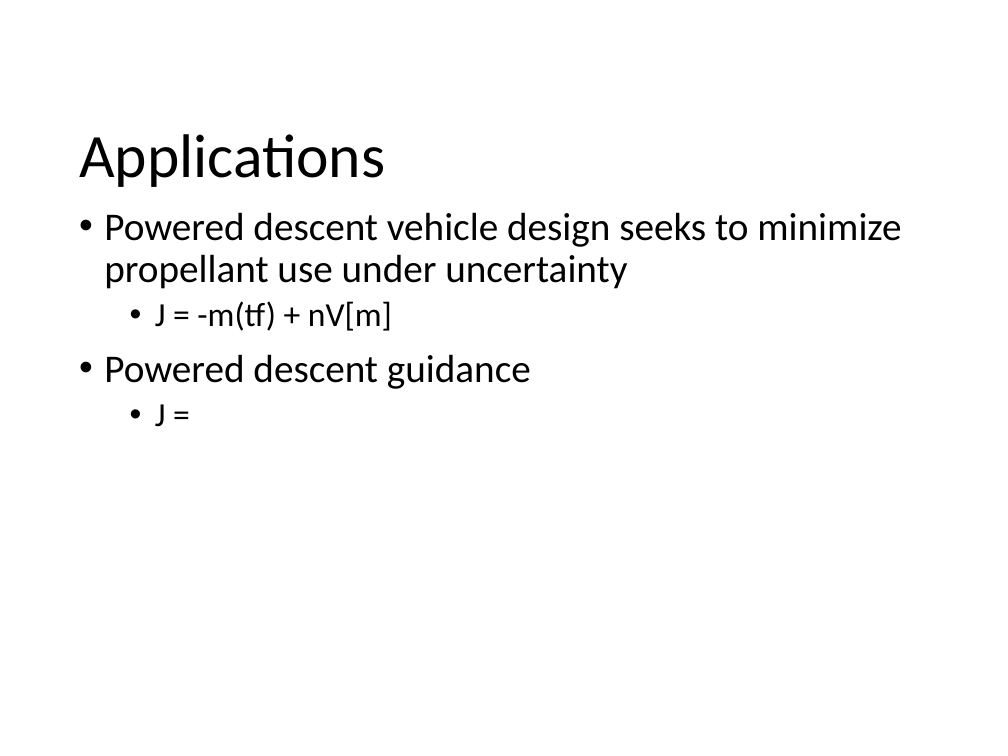
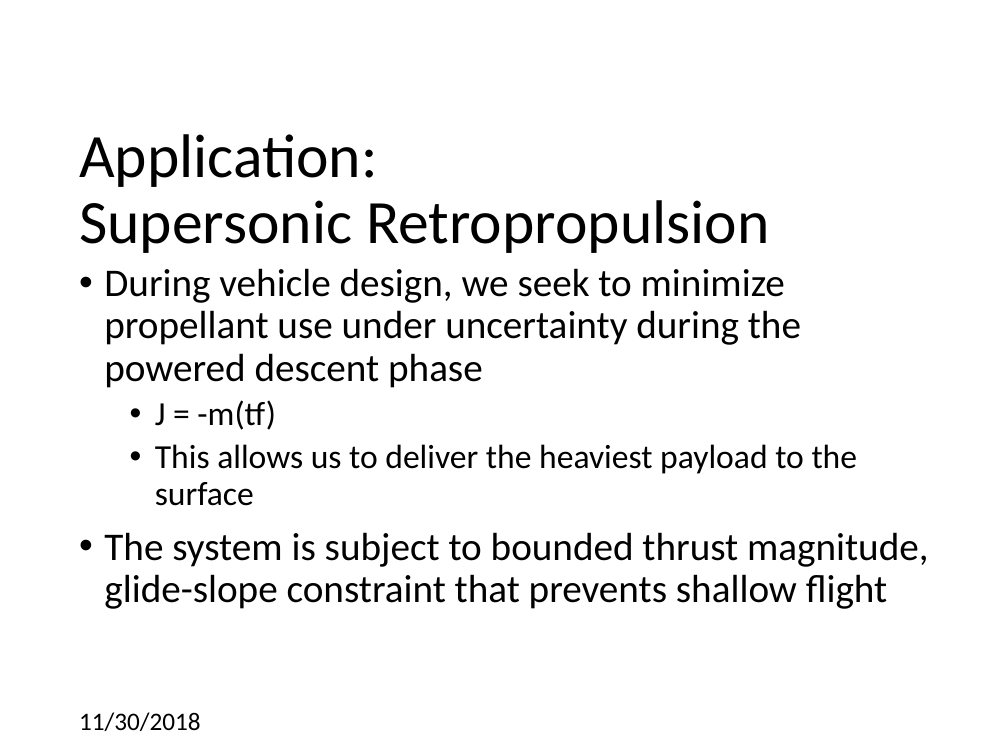
Before and after one commit to CDNoyes/EDL-Py, a slide deck: slide 19 of Documents/Qual Exam.pptx (slide 14 before the commit). Drawn at 1008x756 pixels with LibreOffice and Linux fonts; fonts in the diff are those of the drawing; background and template pictures are left out. Boxes give left, top, right and bottom in pixels: in the first picture for what was removed or moved away, otherwise in the second. Text is boxed around its words. In the diff, an @@ line names an element or a change of style, - is before the commit and + after.

```diff
--- a/Documents/Qual Exam.pptx
+++ b/Documents/Qual Exam.pptx
@@ title at [79, 134, 769, 253]: text changed @@
-Applications
+Application:
+Supersonic Retropropulsion
@@ text at [104, 268, 928, 609]: text changed @@
-• Powered descent vehicle design seeks to minimize propellant use under uncertainty
-  • J = -m(tf) + nV[m]
-• Powered descent guidance
-  • J =
+• During vehicle design, we seek to minimize propellant use under uncertainty during the powered descent phase
+  • J = -m(tf)
+  • This allows us to deliver the heaviest payload to the surface
+• The system is subject to bounded thrust magnitude, glide-slope constraint that prevents shallow flight
@@ text added at [79, 712, 200, 731], 18 pt, text #000000 @@
+11/30/2018
```
Also in this commit, not shown: 27 other slides changed, 6 slides added, 1 slide removed.
